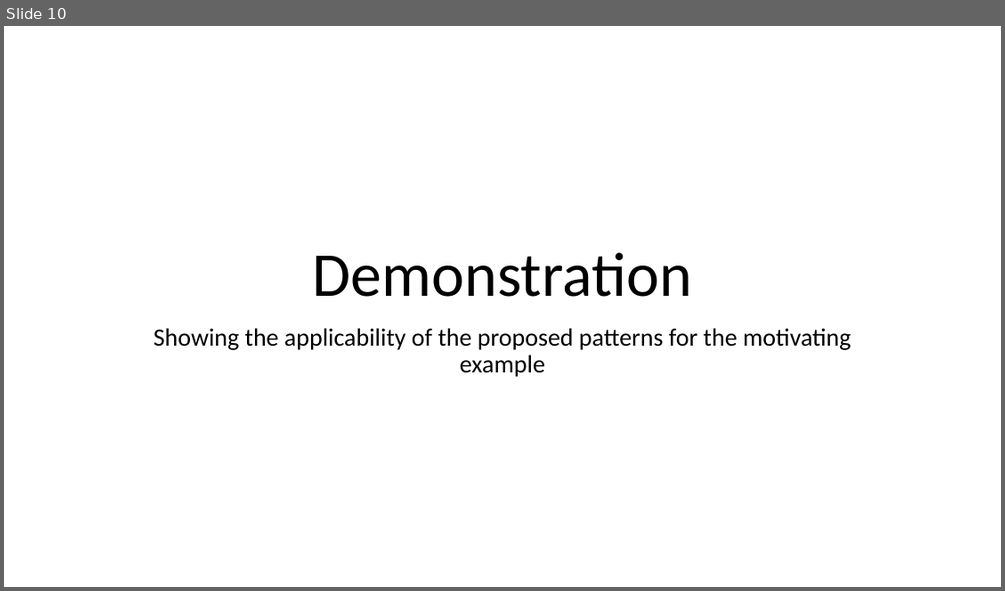
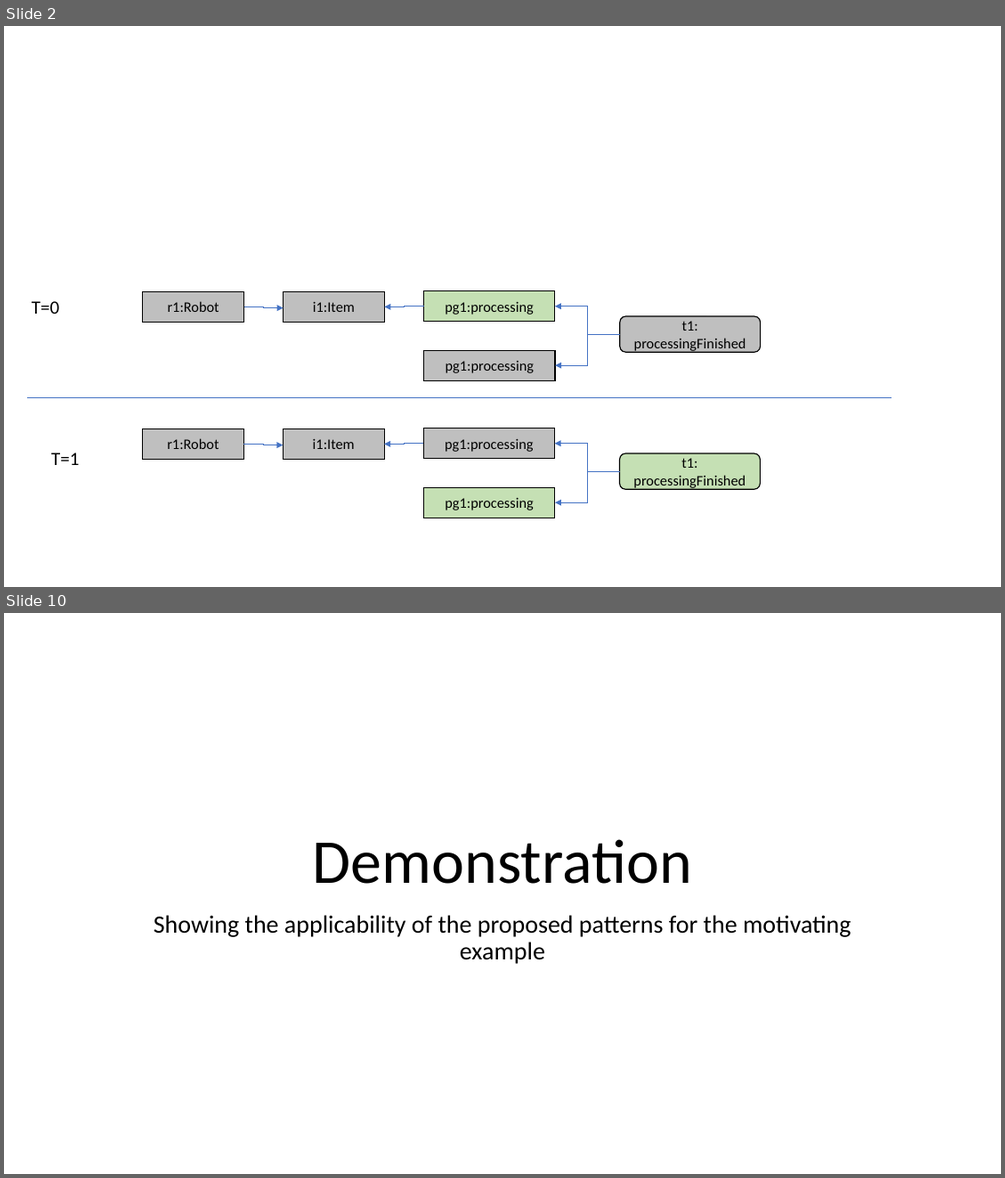
Before and after one commit to cdl-mint/at-journal, a slide deck: figures/2022_AT_Figures.pptx. Shown one above the other, each under a label of ours: slide 10 before the commit, slides 2 and 10 after it; the slides between them are not shown. The pictures are 1005x591 and 1005x1178 pixels, drawn with LibreOffice and Linux fonts; fonts in the diff are those of the drawing. Boxes give left, top, right and bottom in pixels: in the first picture for what was removed or moved away, otherwise in the second. Text is boxed around its words. In the diff, an @@ line names an element or a change of style, - is before the commit and + after.

```diff
--- a/figures/2022_AT_Figures.pptx
+++ b/figures/2022_AT_Figures.pptx
@@ slide 2 added at (4, 26, 1001, 587), background #FFFFFF @@
@@ rectangle added at (143, 291, 244, 321), fill #BFBFBF, outline #000000 1 pt, 14 pt, text #000000 @@
+r1:Robot
@@ rectangle added at (283, 291, 384, 321), fill #BFBFBF, outline #000000 1 pt, 14 pt, text #000000 @@
+i1:Item
@@ rectangle added at (423, 290, 554, 321), fill #C5E0B4, outline #000000 1 pt, 14 pt, text #000000 @@
+pg1:processing
@@ text added at (32, 301, 59, 313), 18 pt, text #000000 @@
+T=0
@@ elbow arrow added from (244, 307) to (283, 308), #4472C4 0.5 pt @@
@@ elbow arrow added from (423, 306) to (385, 307), #4472C4 0.5 pt @@
@@ elbow arrow added from (620, 334) to (555, 306), #4472C4 0.5 pt @@
@@ rounded rectangle added at (620, 316, 760, 352), fill #BFBFBF, outline #000000 1 pt, 14 pt, text #000000 @@
+t1: processingFinished
@@ elbow arrow added from (620, 334) to (555, 365), #4472C4 0.5 pt @@
@@ rectangle added at (424, 351, 555, 380), fill #BFBFBF, outline #000000 1 pt, 14 pt, text #000000 @@
+pg1:processing
@@ line added from (27, 398) to (890, 398), #4472C4 0.5 pt @@
@@ text added at (51, 452, 79, 465), 18 pt, text #000000 @@
+T=1
@@ rectangle added at (142, 429, 243, 459), fill #BFBFBF, outline #000000 1 pt, 14 pt, text #000000 @@
+r1:Robot
@@ elbow arrow added from (244, 444) to (283, 445), #4472C4 0.5 pt @@
@@ rectangle added at (283, 429, 384, 459), fill #BFBFBF, outline #000000 1 pt, 14 pt, text #000000 @@
+i1:Item
@@ elbow arrow added from (423, 443) to (385, 444), #4472C4 0.5 pt @@
@@ rectangle added at (423, 428, 554, 459), fill #BFBFBF, outline #000000 1 pt, 14 pt, text #000000 @@
+pg1:processing
@@ elbow arrow added from (619, 471) to (555, 443), #4472C4 0.5 pt @@
@@ elbow arrow added from (619, 471) to (555, 502), #4472C4 0.5 pt @@
@@ rounded rectangle added at (619, 453, 760, 489), fill #C5E0B4, outline #000000 1 pt, 14 pt, text #000000 @@
+t1: processingFinished
@@ rectangle added at (423, 487, 554, 517), fill #C5E0B4, outline #000000 1 pt, 14 pt, text #000000 @@
+pg1:processing
```
Also in this commit, not shown: 4 slides changed, 8 other slides added, 3 slides removed, 5 other files.
